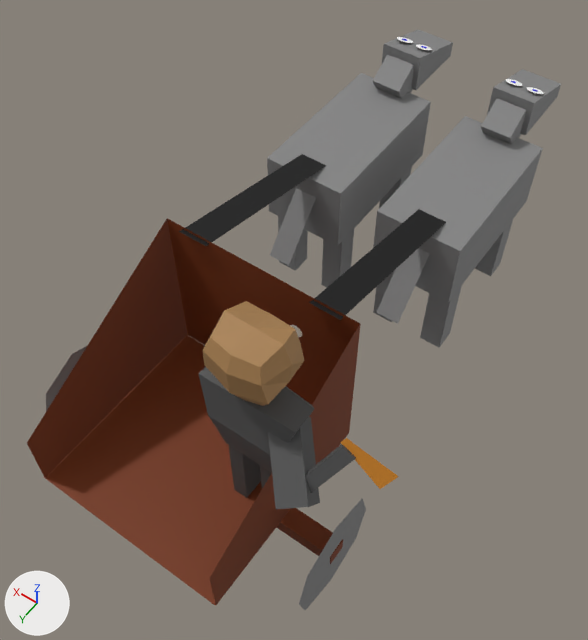
Before and after pictures for a commit that changed the OBJ model King Of Kings Docs/Models/lightchariot1fr.obj.
One viewpoint serves both versions: a 50 mm lens placed at (0.68, 8.84, 17.83), pointed at (7.44, -0.62, 2.97). Every picture has the same lights, and +X, +Y and +Z are marked at lower left. Where no turn or scale is listed for an object, it has been applied to the vertices.

In view in the first picture: 'Cube', 'Cube.001', 'Cube.003', 'Cube.006_Cube.009', 'Cube.015_Cube.017', 'Plane.002', 'Plane.003', 'Plane.004', 'Plane.005_Plane.006', 'Plane.007_Plane.008', 'Plane.012_Plane.013', 'Plane.013_Plane.014'.
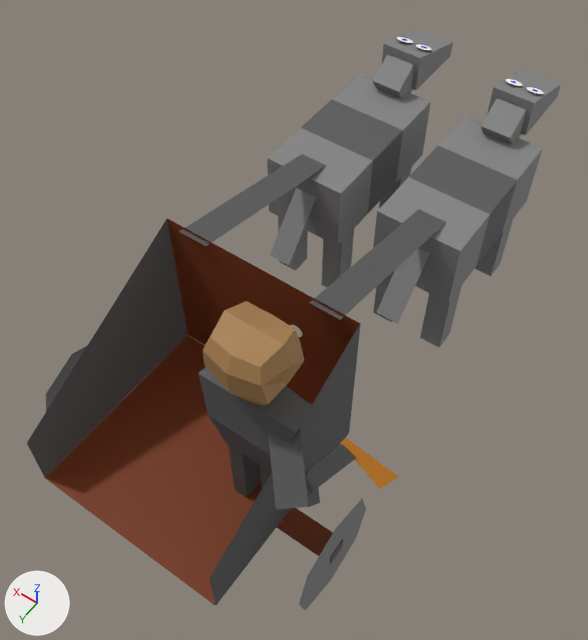
The change, as a diff of the scene's bpy script:
```diff
--- a/King Of Kings Docs/Models/lightchariot1fr.obj.py
+++ b/King Of Kings Docs/Models/lightchariot1fr.obj.py
@@ me_cube_006_cube_009 @@
-me_cube_006_cube_009.from_pydata(...)  # 8 vertices, 6 faces; spans x 7.97..10.12, y -7.48..-3.25, z 2.83..4.62
+me_cube_006_cube_009.from_pydata(...)  # 16 vertices, 14 faces; spans x 7.97..10.12, y -7.48..-3.25, z 2.83..4.62
+# me_cube_006_cube_009 part 1
+# 4 faces are deleted
+# 8 vertices are added at x 7.97..10.12, y -6.07..-4.66, z 2.83..4.62
+# 8 new faces join them, mat_material_007 (grey #848484)
+# 4 new faces join them, mat_material_015 (dark grey #585858)
 me_cube_006_cube_009.materials.append(mat_material_007)
+me_cube_006_cube_009.materials.append(mat_material_015)  # dark grey #585858
@@ me_cube_015_cube_017 @@
-me_cube_015_cube_017.from_pydata(...)  # 8 vertices, 6 faces; spans x 4.83..6.97, y -7.48..-3.25, z 2.83..4.62
+me_cube_015_cube_017.from_pydata(...)  # 16 vertices, 14 faces; spans x 4.83..6.97, y -7.48..-3.25, z 2.83..4.62
+# me_cube_015_cube_017 part 2
+# 4 faces are deleted
+# 8 vertices are added at x 4.83..6.97, y -6.07..-4.66, z 2.83..4.62
+# 8 new faces join them, mat_material_012 (grey #848484)
+# 4 new faces join them, mat_material_015 (dark grey #585858)
 me_cube_015_cube_017.materials.append(mat_material_012)
+me_cube_015_cube_017.materials.append(mat_material_015)  # dark grey #585858
@@ me_plane_003 @@
 me_plane_003.from_pydata(...)  # 4 vertices, 1 face; spans x 5.12, y 0.47..5.28, z 1.66..5.73
-me_plane_003.materials.append(mat_material_008)  # brown #763102
+me_plane_003.materials.append(mat_material_015)  # dark grey #585858
@@ me_plane_004 @@
 me_plane_004.from_pydata(...)  # 4 vertices, 1 face; spans x 9.91..9.94, y 0.46..5.28, z 1.66..5.68
-me_plane_004.materials.append(mat_material_008)  # brown #763102
+me_plane_004.materials.append(mat_material_015)  # dark grey #585858
@@ me_plane_012_plane_013 @@
 me_plane_012_plane_013.from_pydata(...)  # 4 vertices, 1 face; spans x 5.51..6.23, y -3.98..0.57, z 4.6..5.64
-me_plane_012_plane_013.materials.append(mat_material_005)  # black #000000
+me_plane_012_plane_013.materials.append(mat_material_015)  # dark grey #585858
@@ me_plane_013_plane_014 @@
 me_plane_013_plane_014.from_pydata(...)  # 4 vertices, 1 face; spans x 8.79..9.51, y -3.98..0.57, z 4.6..5.64
-me_plane_013_plane_014.materials.append(mat_material_005)  # black #000000
+me_plane_013_plane_014.materials.append(mat_material_015)  # dark grey #585858
```

Pixel boxes [x1, y1, x2, y2] of what changed, in the pictures (588 x 640 px):
'Plane.004', recoloured (brown to black)
    both: [27, 219, 187, 478]
'Plane.003', recoloured (brown to black)
    both: [210, 323, 361, 605]
'Plane.012_Plane.013', recoloured (black to grey)
    both: [310, 209, 446, 320]
'Plane.013_Plane.014', recoloured (black to grey)
    both: [179, 154, 326, 246]
part 1 of me_cube_006_cube_009, built on
    both: [280, 97, 405, 213]
part 2 of me_cube_015_cube_017, built on
    both: [399, 143, 519, 265]
